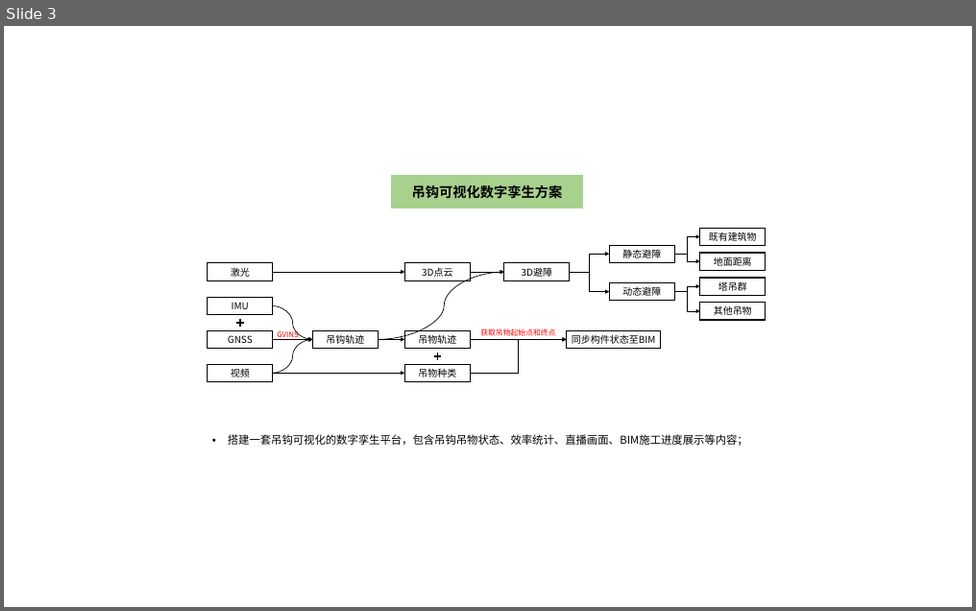
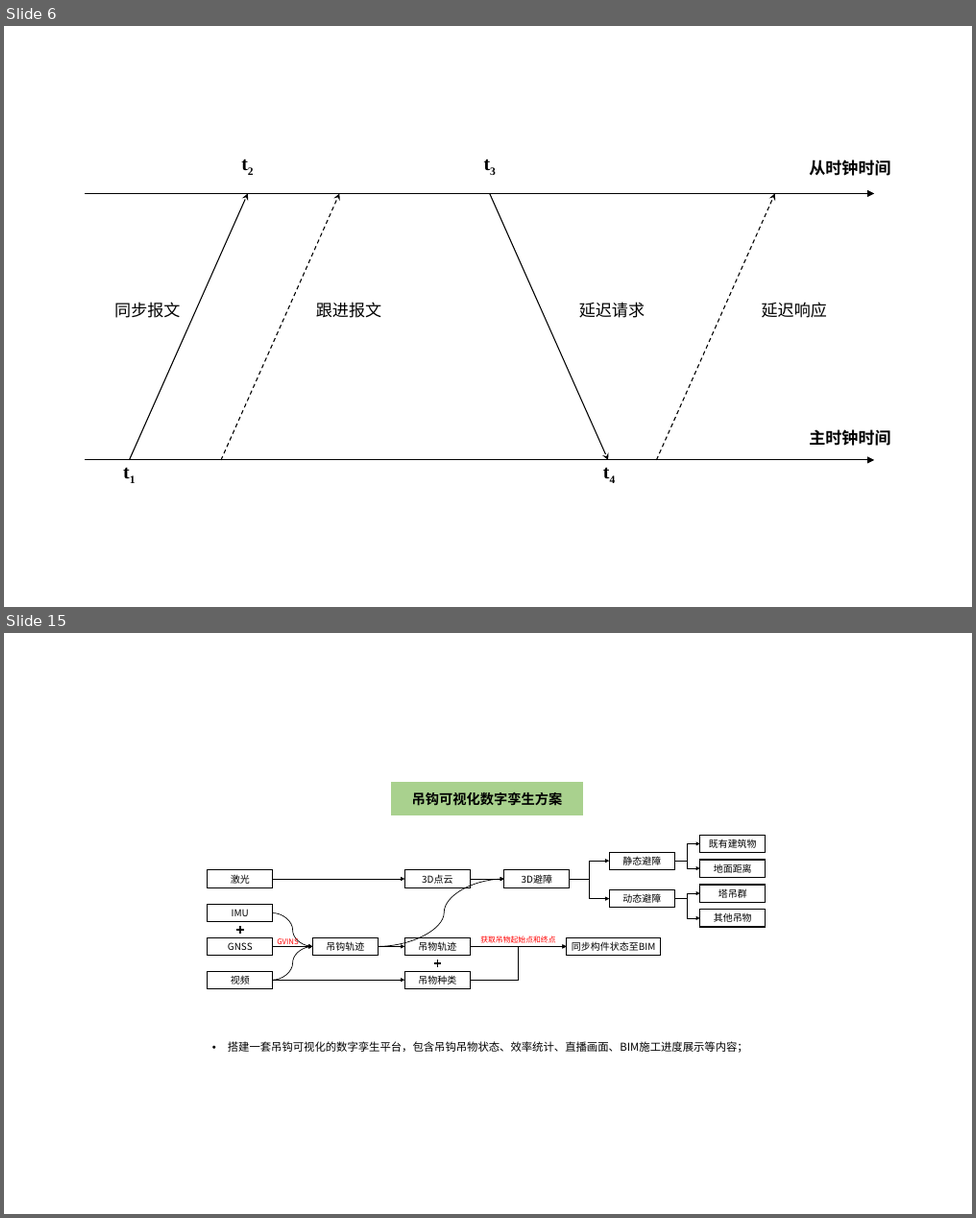
Before and after one commit to 1111224cyfff/graduation-thesis, a slide deck: figures/素材/论文终稿配图.pptx. Shown one above the other, each under a label of ours: slide 3 before the commit, slides 6 and 15 after it; the slides between them are not shown. The pictures are 976x611 and 976x1218 pixels, drawn with LibreOffice and Linux fonts; fonts in the diff are those of the drawing. Boxes give left, top, right and bottom in pixels: in the first picture for what was removed or moved away, otherwise in the second. Text is boxed around its words. In the diff, an @@ line names an element or a change of style, - is before the commit and + after.

```diff
--- a/figures/素材/论文终稿配图.pptx
+++ b/figures/素材/论文终稿配图.pptx
@@ slide 6 added at [4,26,972,607], background #FFFFFF @@
@@ text added at [220,156,276,192], 28 pt, text #000000, bold @@
+t2
@@ text added at [462,156,517,192], 28 pt, text #000000, bold @@
+t3
@@ text added at [808,159,890,176], 24 pt, text #000000, bold @@
+从时钟时间
@@ arrow added from (85, 194) to (874, 194), #000000 1.5 pt @@
@@ arrow added from (130, 460) to (248, 194), #000000 1.5 pt @@
@@ arrow added from (221, 460) to (339, 194), #000000 1.5 pt dashed @@
@@ arrow added from (490, 194) to (608, 460), #000000 1.5 pt @@
@@ arrow added from (656, 460) to (775, 194), #000000 1.5 pt dashed @@
@@ text added at [114,302,180,318], 24 pt, text #000000 @@
+同步报文
@@ text added at [316,302,381,318], 24 pt, text #000000 @@
+跟进报文
@@ text added at [579,302,644,318], 24 pt, text #000000 @@
+延迟请求
@@ text added at [761,302,827,318], 24 pt, text #000000 @@
+延迟响应
@@ text added at [808,429,890,446], 24 pt, text #000000, bold @@
+主时钟时间
@@ arrow added from (85, 460) to (874, 460), #000000 1.5 pt @@
@@ text added at [101,463,157,498], 28 pt, text #000000, bold @@
+t1
@@ text added at [581,463,637,498], 28 pt, text #000000, bold @@
+t4
@@ what was slide 3 is now slide 15 @@
```
Also in this commit, not shown: 13 other slides added, 9 other files.
